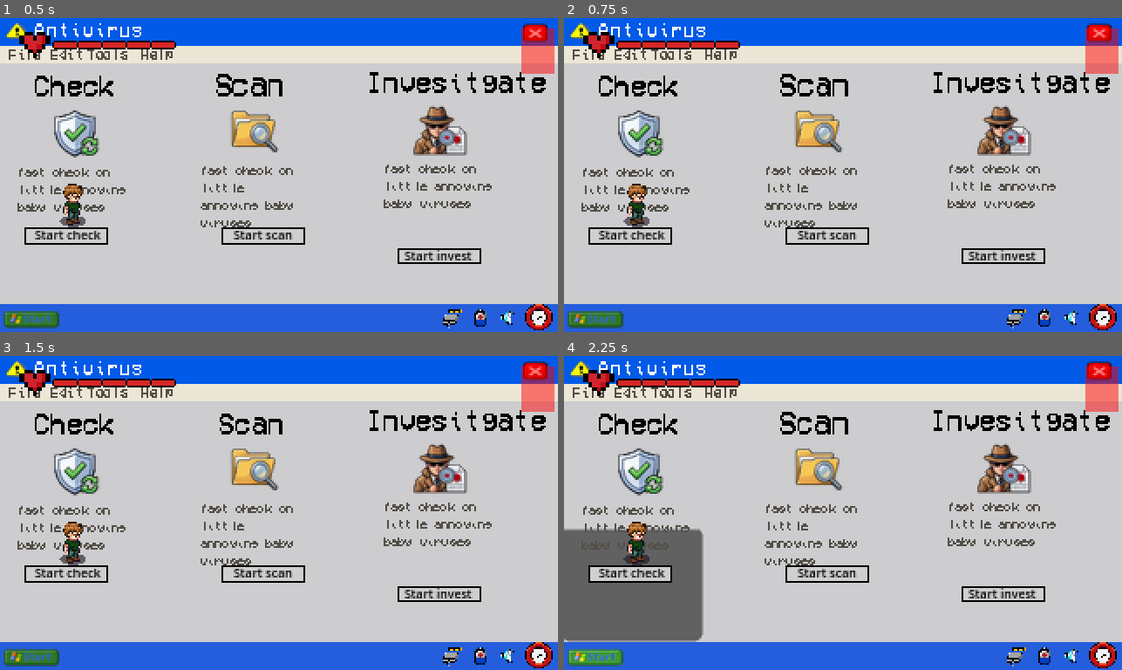
Above: before the commit, frames 1-4 (two rows, left to right).
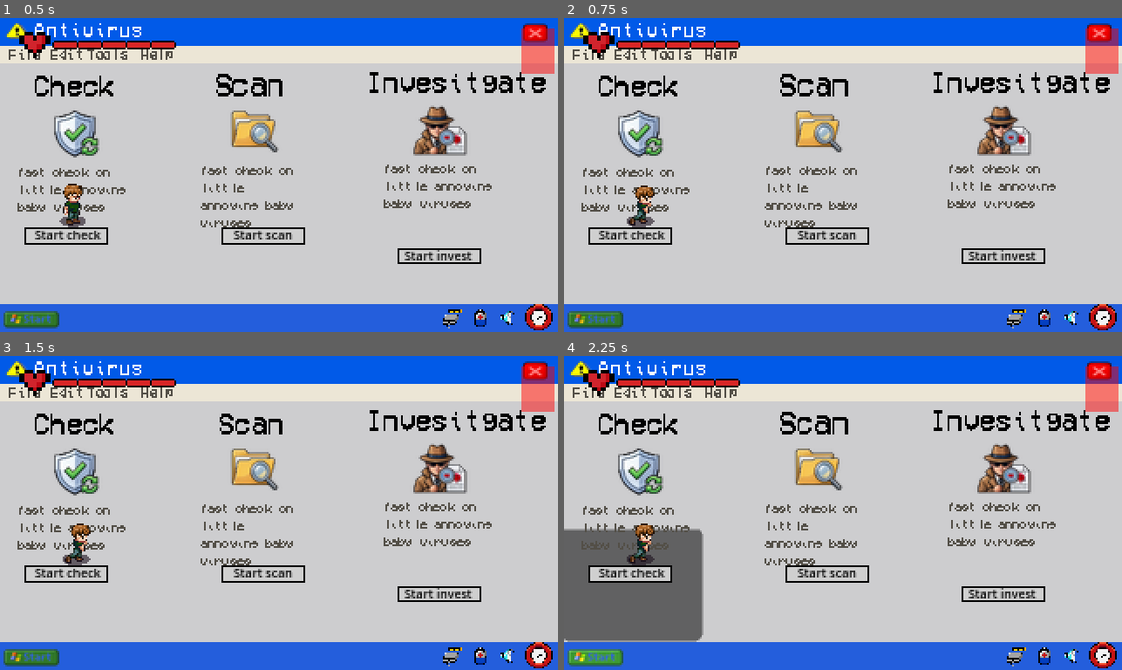
Above: after the commit, the same moments.

Repository: Amrr233/WhileTrue
Game: Godot game, scene res://scenes/levels/antivirus.tscn
The game is run twice, just before and just after one commit, with the same random seed, the same clock (stepped at 60 frames per second) and the same inputs. This scene is started directly instead of the project's main scene.
Inputs (mouse positions are in pixels of both pictures, inside the frame that each line leads up to):
- Up to frame 1 (0.5 s): no input
- Up to frame 2 (0.75 s): click (1071, 319) at 0.5 s
- Up to frame 3 (1.5 s): click (541, 657) at 1.25 s
- Up to frame 4 (2.25 s): click (597, 657) at 2 s

Frame 1 is identical in both runs. In frame 2, 0.5% of the frame differs, in the area x 10-17%, y 52-67%; in frame 3, 0.5%; in frame 4, 0.5%.

Commit message:
added hitting by hand animation + tazbetat

Diff:
--- a/scenes/levels/antivirus.tscn
+++ b/scenes/levels/antivirus.tscn
@@ -487,6 +487,7 @@
 text = "FINAL // The core threat — defeat it to obtain the Cure"
 
 [node name="Spawns" type="Node2D" parent="FinalArena" unique_id=515173476]
+position = Vector2(-108, -1)
 
 [node name="Spawn1" type="Marker2D" parent="FinalArena/Spawns" unique_id=1642951126]
 position = Vector2(5580, 395)
--- a/scenes/levels/antivirus_check.tscn
+++ b/scenes/levels/antivirus_check.tscn
@@ -19,14 +19,6 @@
 completed_flag = "antivirus_check_completed"
 unlock_flag = "has_dash"
 reward_text = "THREAT NEUTRALIZED — DASH UNLOCKED"
-
-[node name="background" type="ColorRect" parent="." unique_id=1186996138]
-visible = false
-offset_left = -73.0
-offset_top = -24.0
-offset_right = 1636.0
-offset_bottom = 659.0
-color = Color(0.8039216, 0.8039216, 0.8117647, 1)
 
 [node name="HUD" type="CanvasLayer" parent="." unique_id=1260401068]
 layer = 5
@@ -210,3 +202,13 @@
 texture_filter = 1
 position = Vector2(307, 8)
 texture = ExtResource("5_81xju")
+
+[node name="CanvasLayer" type="CanvasLayer" parent="." unique_id=901749874]
+layer = -2
+
+[node name="background" type="ColorRect" parent="CanvasLayer" unique_id=1186996138]
+offset_left = -73.0
+offset_top = -24.0
+offset_right = 1636.0
+offset_bottom = 659.0
+color = Color(0.8039216, 0.8039216, 0.8117647, 1)
--- a/scenes/levels/antivirus_investigate.tscn
+++ b/scenes/levels/antivirus_investigate.tscn
@@ -19,13 +19,6 @@
 completed_flag = "antivirus_investigate_completed"
 unlock_flag = "has_key"
 reward_text = "INVESTIGATION COMPLETE — KEY OBTAINED"
-
-[node name="background" type="ColorRect" parent="." unique_id=1900822577]
-offset_left = -73.0
-offset_top = -24.0
-offset_right = 1636.0
-offset_bottom = 659.0
-color = Color(0.8039216, 0.8039216, 0.8117647, 1)
 
 [node name="HUD" type="CanvasLayer" parent="." unique_id=1017970974]
 layer = 5
@@ -194,3 +187,13 @@
 texture_filter = 1
 position = Vector2(307, 8)
 texture = ExtResource("6_mbssk")
+
+[node name="CanvasLayer" type="CanvasLayer" parent="." unique_id=1253853290]
+layer = -2
+
+[node name="background" type="ColorRect" parent="CanvasLayer" unique_id=1900822577]
+offset_left = -73.0
+offset_top = -24.0
+offset_right = 1636.0
+offset_bottom = 659.0
+color = Color(0.8039216, 0.8039216, 0.8117647, 1)
--- a/scenes/levels/antivirus_scan.tscn
+++ b/scenes/levels/antivirus_scan.tscn
@@ -32,8 +32,10 @@
 unlock_flag = "has_double_jump"
 reward_text = "SCAN COMPLETE — DOUBLE JUMP UNLOCKED"
 
-[node name="background" type="ColorRect" parent="." unique_id=399543967]
-visible = false
+[node name="CanvasLayer" type="CanvasLayer" parent="." unique_id=789837837]
+layer = -2
+
+[node name="background" type="ColorRect" parent="CanvasLayer" unique_id=399543967]
 offset_left = -73.0
 offset_top = -24.0
 offset_right = 1636.0
--- a/scenes/player/player.tscn
+++ b/scenes/player/player.tscn
@@ -15,6 +15,78 @@
 atlas = ExtResource("4_sheet")
 region = Rect2(128, 2304, 64, 64)
 
+[sub_resource type="AtlasTexture" id="AtlasTexture_8ydkj"]
+atlas = ExtResource("4_sheet")
+region = Rect2(0, 3136, 64, 64)
+
+[sub_resource type="AtlasTexture" id="AtlasTexture_3j4b4"]
+atlas = ExtResource("4_sheet")
+region = Rect2(64, 3136, 64, 64)
+
+[sub_resource type="AtlasTexture" id="AtlasTexture_yj68g"]
+atlas = ExtResource("4_sheet")
+region = Rect2(128, 3136, 64, 64)
+
+[sub_resource type="AtlasTexture" id="AtlasTexture_ioxgp"]
+atlas = ExtResource("4_sheet")
+region = Rect2(192, 3136, 64, 64)
+
+[sub_resource type="AtlasTexture" id="AtlasTexture_cnsyf"]
+atlas = ExtResource("4_sheet")
+region = Rect2(256, 3136, 64, 64)
+
+[sub_resource type="AtlasTexture" id="AtlasTexture_007i1"]
+atlas = ExtResource("4_sheet")
+region = Rect2(320, 3136, 64, 64)
+
+[sub_resource type="AtlasTexture" id="AtlasTexture_6cv16"]
+atlas = ExtResource("4_sheet")
+region = Rect2(384, 3136, 64, 64)
+
+[sub_resource type="AtlasTexture" id="AtlasTexture_j4nxn"]
+atlas = ExtResource("4_sheet")
+region = Rect2(448, 3136, 64, 64)
+
+[sub_resource type="AtlasTexture" id="AtlasTexture_28m0y"]
+atlas = ExtResource("4_sheet")
+region = Rect2(512, 3136, 64, 64)
+
+[sub_resource type="AtlasTexture" id="AtlasTexture_uniwh"]
+atlas = ExtResource("4_sheet")
+region = Rect2(576, 3136, 64, 64)
+
+[sub_resource type="AtlasTexture" id="AtlasTexture_iqsei"]
+atlas = ExtResource("4_sheet")
+region = Rect2(640, 3136, 64, 64)
+
+[sub_resource type="AtlasTexture" id="AtlasTexture_tffgl"]
+atlas = ExtResource("4_sheet")
+region = Rect2(704, 3136, 64, 64)
+
+[sub_resource type="AtlasTexture" id="AtlasTexture_pk8ii"]
+atlas = ExtResource("4_sheet")
+region = Rect2(768, 3136, 64, 64)
+
+[sub_resource type="AtlasTexture" id="AtlasTexture_5mf0n"]
+atlas = ExtResource("4_sheet")
+region = Rect2(0, 1856, 64, 64)
+
+[sub_resource type="AtlasTexture" id="AtlasTexture_4hvnv"]
+atlas = ExtResource("4_sheet")
+region = Rect2(64, 1856, 64, 64)
+
+[sub_resource type="AtlasTexture" id="AtlasTexture_bbmj2"]
+atlas = ExtResource("4_sheet")
+region = Rect2(128, 1856, 64, 64)
+
+[sub_resource type="AtlasTexture" id="AtlasTexture_kxw46"]
+atlas = ExtResource("4_sheet")
+region = Rect2(192, 1856, 64, 64)
+
+[sub_resource type="AtlasTexture" id="AtlasTexture_8qxvo"]
+atlas = ExtResource("4_sheet")
+region = Rect2(256, 1856, 64, 64)
+
 [sub_resource type="AtlasTexture" id="AtlasTexture_qek5x"]
 atlas = ExtResource("4_sheet")
 region = Rect2(0, 192, 64, 64)
@@ -100,6 +172,70 @@
 "loop": false,
 "name": &"grabbed",
 "speed": 5.0
+}, {
+"frames": [{
+"duration": 0.28,
+"texture": SubResource("AtlasTexture_8ydkj")
+}, {
+"duration": 1.0,
+"texture": SubResource("AtlasTexture_3j4b4")
+}, {
+"duration": 1.0,
+"texture": SubResource("AtlasTexture_yj68g")
+}, {
+"duration": 1.0,
+"texture": SubResource("AtlasTexture_ioxgp")
+}, {
+"duration": 1.0,
+"texture": SubResource("AtlasTexture_cnsyf")
+}, {
+"duration": 1.0,
+"texture": SubResource("AtlasTexture_007i1")
+}, {
+"duration": 1.0,
+"texture": SubResource("AtlasTexture_6cv16")
+}, {
+"duration": 1.0,
+"texture": SubResource("AtlasTexture_j4nxn")
+}, {
+"duration": 1.0,
+"texture": SubResource("AtlasTexture_28m0y")
+}, {
+"duration": 1.0,
+"texture": SubResource("AtlasTexture_uniwh")
+}, {
+"duration": 1.0,
+"texture": SubResource("AtlasTexture_iqsei")
+}, {
+"duration": 1.0,
+"texture": SubResource("AtlasTexture_tffgl")
+}, {
+"duration": 1.0,
+"texture": SubResource("AtlasTexture_pk8ii")
+}],
+"loop": false,
+"name": &"hit_hand",
+"speed": 30.0
+}, {
+"frames": [{
+"duration": 0.28,
+"texture": SubResource("AtlasTexture_5mf0n")
+}, {
+"duration": 1.0,
+"texture": SubResource("AtlasTexture_4hvnv")
+}, {
+"duration": 1.0,
+"texture": SubResource("AtlasTexture_bbmj2")
+}, {
+"duration": 1.0,
+"texture": SubResource("AtlasTexture_kxw46")
+}, {
+"duration": 1.0,
+"texture": SubResource("AtlasTexture_8qxvo")
+}],
+"loop": false,
+"name": &"hit_sword",
+"speed": 30.0
 }, {
 "frames": [{
 "duration": 1.0,
@@ -192,7 +328,7 @@
 
 [node name="Visual" type="AnimatedSprite2D" parent="." unique_id=59882741]
 sprite_frames = SubResource("SpriteFrames_y4wgv")
-animation = &"jumping"
+animation = &"hit_hand"
 
 [node name="AttackArea" type="Area2D" parent="." unique_id=134206205]
 collision_layer = 0
--- a/scripts/player/player.gd
+++ b/scripts/player/player.gd
@@ -196,12 +196,17 @@
 	if visual is AnimatedSprite2D:
 		visual.flip_h = (facing == -1)
 
-		if not is_on_floor():
-			visual.play("jumping")
-		elif direction != 0.0:
-			visual.play("running")
-		else:
-			visual.play("idle")
+		# بنتحقق هل اللاعب بيضرب حالياً والأنيميشن لسه شغال؟
+		var is_attacking = (visual.animation == "hit_sword" or visual.animation == "hit_hand") and visual.is_playing()
+
+		# لو مش بيضرب، شغل أنيميشن الحركة العادي
+		if not is_attacking:
+			if not is_on_floor():
+				visual.play("jumping")
+			elif direction != 0.0:
+				visual.play("running")
+			else:
+				visual.play("idle")
 
 func _handle_attack() -> void:
 	if get_tree().current_scene.name == "Desktop":
@@ -215,8 +220,18 @@
 	_attack_active_timer = attack_time
 	_attack_hit_ids.clear()
 	attack_shape.disabled = false
+
+	# لو حابب تخفي المربع الملون القديم بتاع الهجوم، خلي دي false، أو سيبها لو بتستخدمه كـ Debug
 	attack_visual.visible = true
+
 	attack_area.position.x = 12.0 * facing
+
+	# --- الجديد: تشغيل أنيميشن الضرب ---
+	if visual is AnimatedSprite2D:
+		if has_sword:
+			visual.play("hit_sword")
+		else:
+			visual.play("hit_hand")
 
 func _end_attack() -> void:
 	attack_shape.disabled = true
